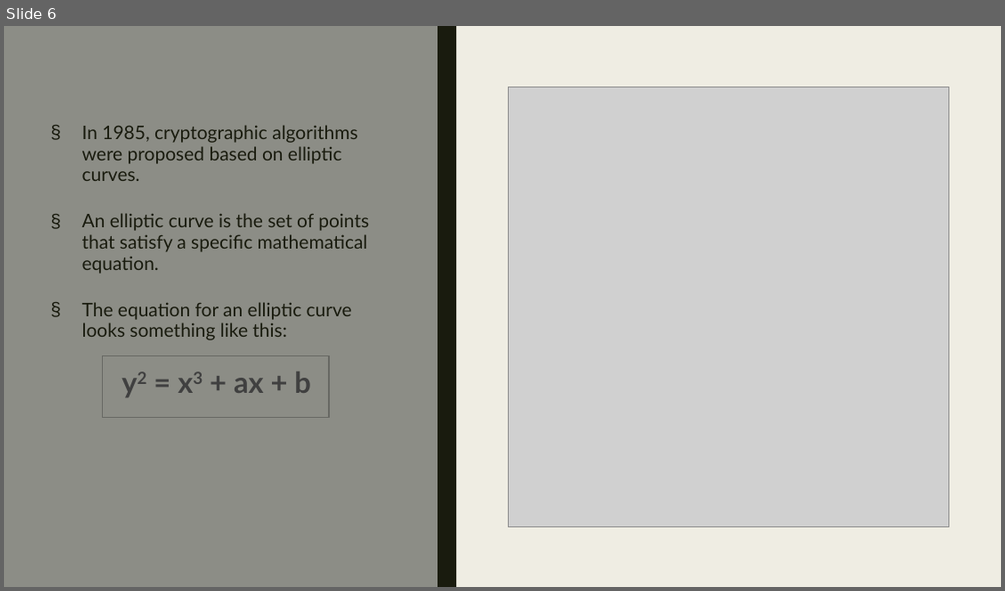
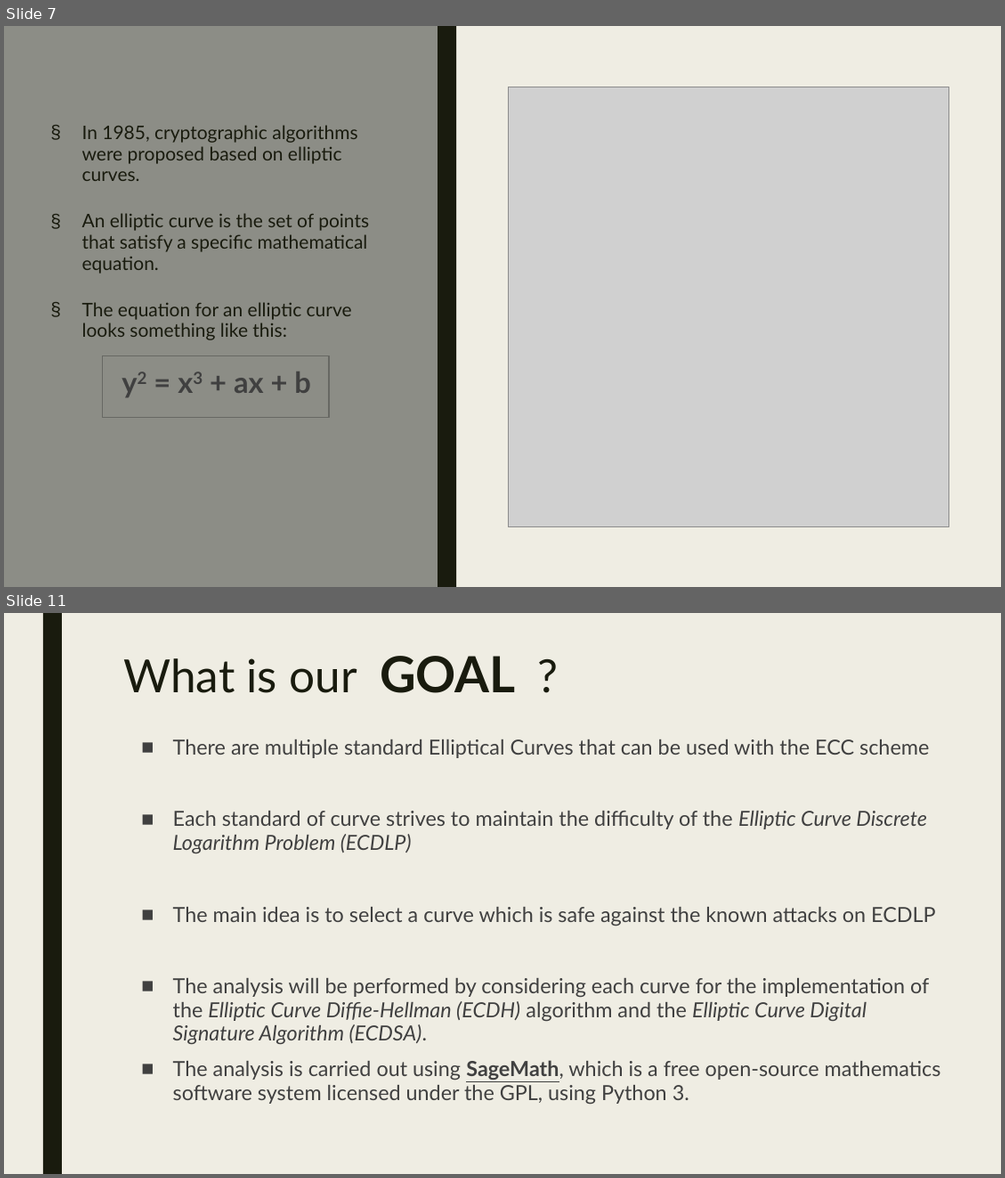
Before and after one commit to Jaidev810/ECC-Cipher, a slide deck: Ecc Cipher.pptx. Shown one above the other, each under a label of ours: slide 6 before the commit, slides 7 and 11 after it; the slides between them are not shown. The pictures are 1005x591 and 1005x1178 pixels, drawn with LibreOffice and Linux fonts; fonts in the diff are those of the drawing; grey boxes stand for pictures. Boxes give left, top, right and bottom in pixels: in the first picture for what was removed or moved away, otherwise in the second. Text is boxed around its words. In the diff, an @@ line names an element or a change of style, - is before the commit and + after.

```diff
--- a/Ecc Cipher.pptx
+++ b/Ecc Cipher.pptx
@@ slide 11 added at box(4, 613, 1001, 1174), background #EFEDE3 @@
@@ rectangle added at box(43, 613, 62, 1174), fill #191B0E @@
@@ text added at box(123, 656, 516, 693), 44 pt, text #191B0E @@
+What is our GOAL ?
@@ text added at box(173, 739, 941, 1104), 20 pt, text #404040 @@
+■ There are multiple standard Elliptical Curves that can be used with the ECC scheme
+■ Each standard of curve strives to maintain the difficulty of the Elliptic Curve Discrete Logarithm Problem (ECDLP)
+■ The main idea is to select a curve which is safe against the known attacks on ECDLP
+■ The analysis will be performed by considering each curve for the implementation of the Elliptic Curve Diffie-Hellman (ECDH) algorithm and the Elliptic Curve Digital Signature Algorithm (ECDSA).
+■ The analysis is carried out using SageMath, which is a free open-source mathematics software system licensed under the GPL, using Python 3.
@@ what was slide 6 is now slide 7 @@
```
Also in this commit, not shown: 1 slide changed, 6 other slides added, 2 slides removed.
